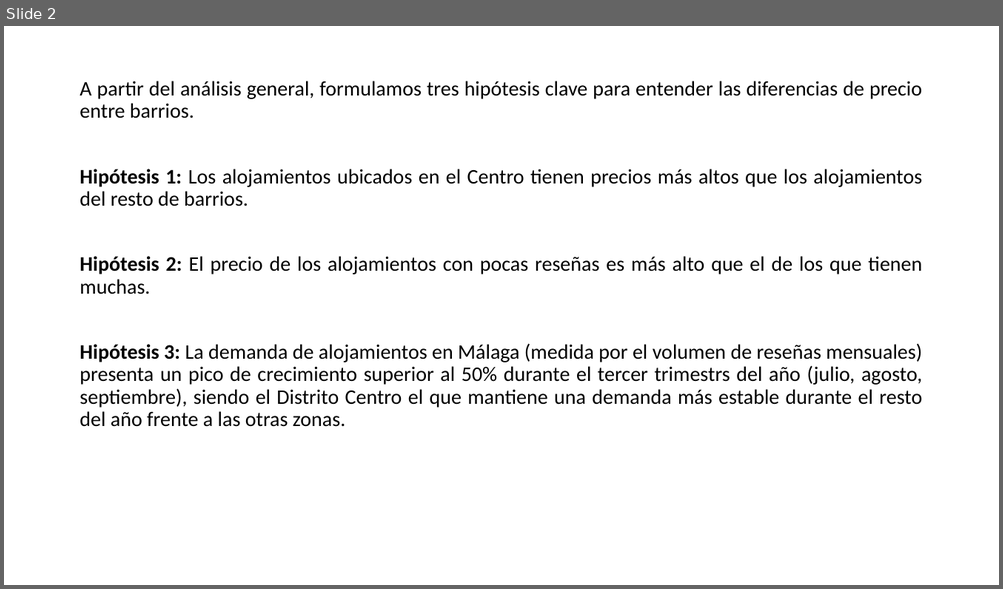
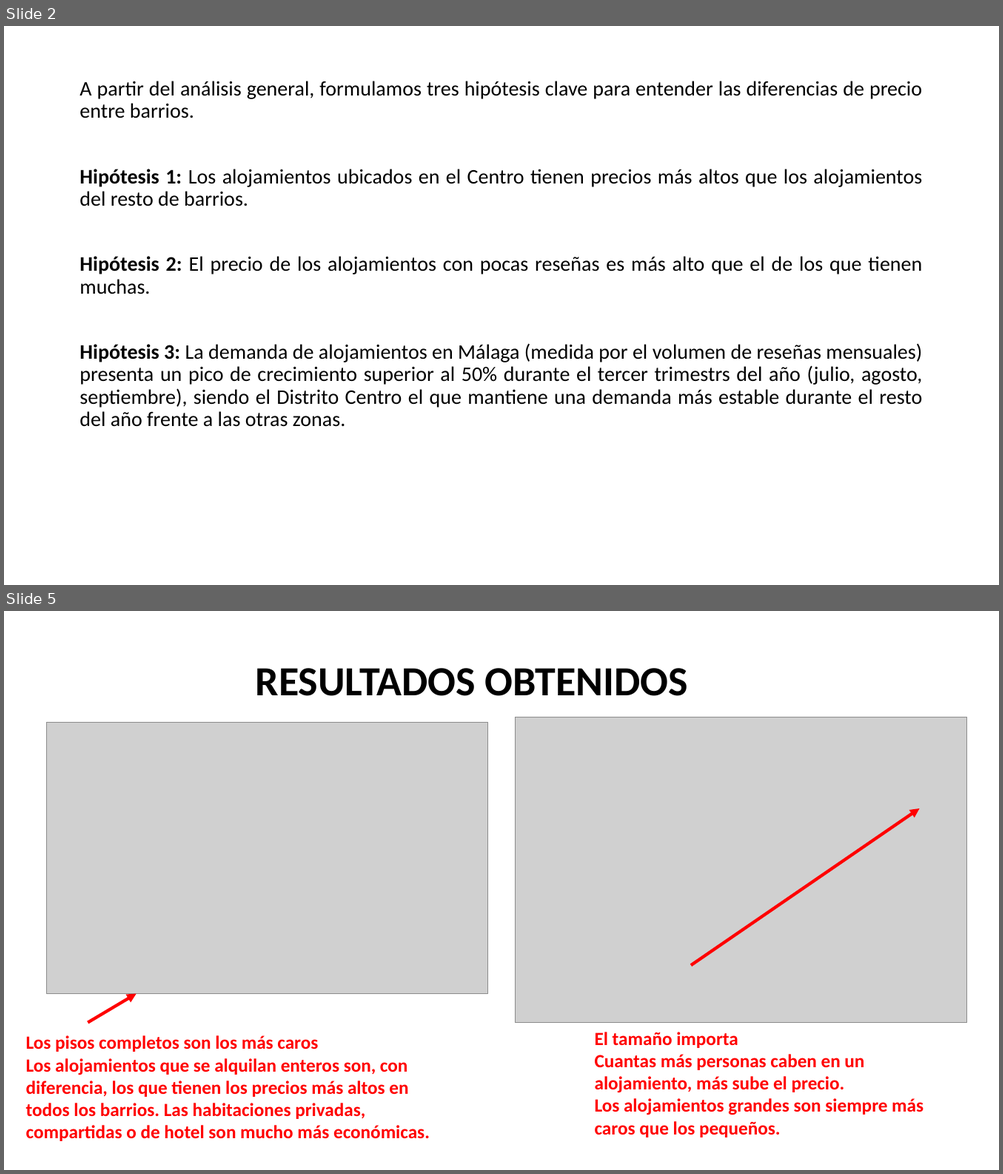
Before and after one commit to MHHsim/Proyect-Break-I, a slide deck: Pendiente/EDA - Alquileres Málaga - 2025.pptx. Shown one above the other, each under a label of ours: slide 2 before the commit, slides 2 and 5 after it; the slides between them are not shown. The pictures are 1003x589 and 1003x1174 pixels, drawn with LibreOffice and Linux fonts; fonts in the diff are those of the drawing; grey boxes stand for pictures. Boxes give left, top, right and bottom in pixels: in the first picture for what was removed or moved away, otherwise in the second. Text is boxed around its words. In the diff, an @@ line names an element or a change of style, - is before the commit and + after.

```diff
--- a/Pendiente/EDA - Alquileres Málaga - 2025.pptx
+++ b/Pendiente/EDA - Alquileres Málaga - 2025.pptx
@@ slide 5 added at [4,611,999,1170], background #FFFFFF @@
@@ text added at [256,668,688,696], 40 pt, text #000000, bold @@
+RESULTADOS OBTENIDOS
@@ picture added at [515,717,967,1023] @@
@@ picture added at [46,722,487,994] @@
@@ arrow added from (691, 965) to (919, 809), #FF0000 3 pt @@
@@ arrow added from (88, 1023) to (136, 994), #FF0000 3 pt @@
@@ text added at [595,1032,923,1138], 18 pt, text #FF0000, bold @@
+El tamaño importa
+Cuantas más personas caben en un alojamiento, más sube el precio.
+Los alojamientos grandes son siempre más caros que los pequeños.
@@ text added at [26,1036,430,1142], 18 pt, text #FF0000, bold @@
+Los pisos completos son los más caros
+Los alojamientos que se alquilan enteros son, con diferencia, los que tienen los precios más altos en todos los barrios. Las habitaciones privadas, compartidas o de hotel son mucho más económicas.
```
Also in this commit, not shown: 2 slides changed, 2 other slides added, 5 slides removed, 2 other files.
